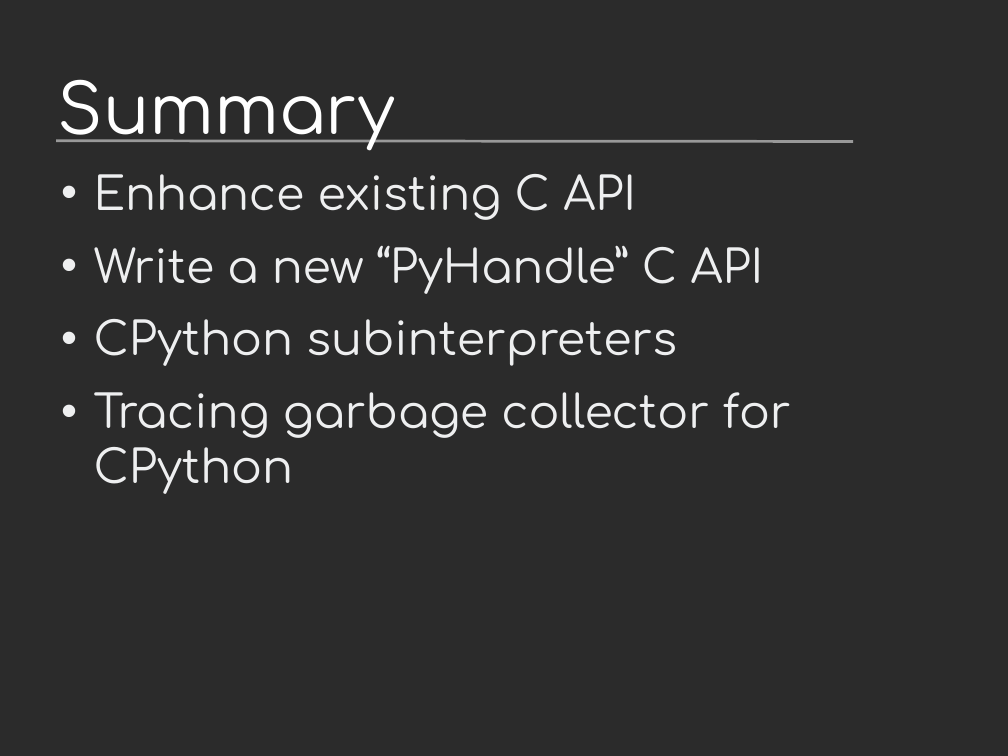
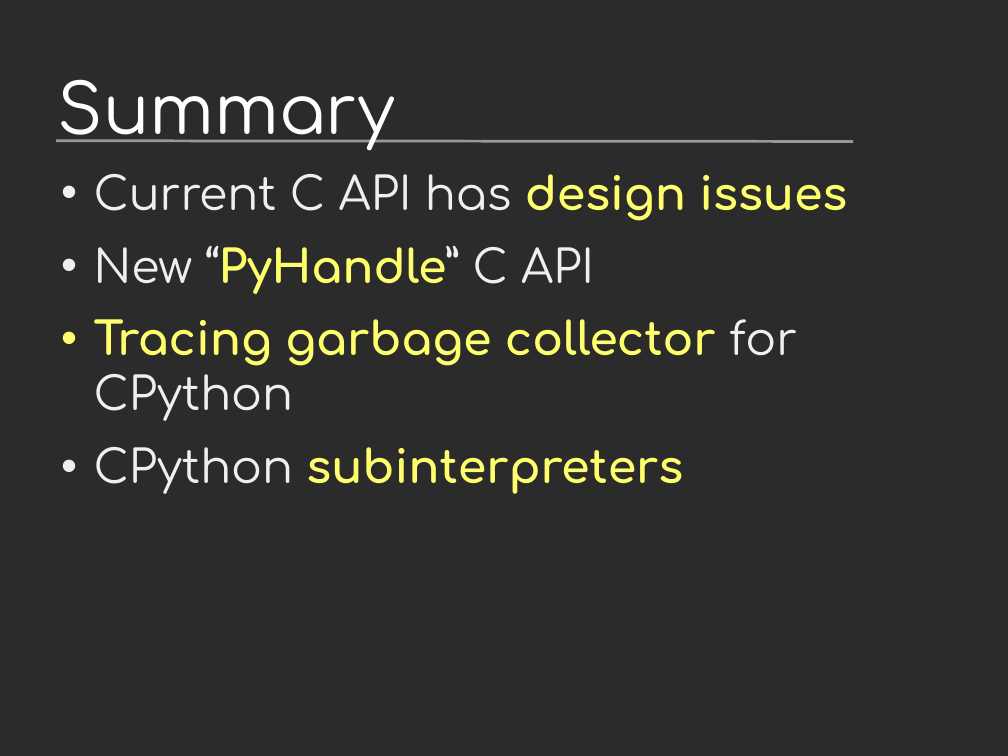
Before and after one commit to vstinner/talks, a slide deck: slide 45 of 2019-EuroPython/python_performance.odp (slide 39 before the commit). Drawn at 1008x756 pixels with LibreOffice and Linux fonts; fonts in the diff are those of the drawing; background and template pictures are left out; a plain dark background stands for a picture behind light text. Boxes give left, top, right and bottom in pixels: in the first picture for what was removed or moved away, otherwise in the second. Text is boxed around its words. In the diff, an @@ line names an element or a change of style, - is before the commit and + after.

```diff
--- a/2019-EuroPython/python_performance.odp
+++ b/2019-EuroPython/python_performance.odp
@@ text at (x1=94, y1=174, x2=847, y2=421): text changed; text colour #EEEFF0 to #FFFF6D; bold on @@
-• Enhance existing C API
-• Write a new “PyHandle” C API
+• Current C API has design issues
+• New “PyHandle” C API
+• Tracing garbage collector for CPython
@@ text at (x1=94, y1=392, x2=791, y2=494): paragraph removed @@
-• Tracing garbage collector for CPython
@@ text at (x1=94, y1=447, x2=683, y2=494): text colour #EEEFF0 to #FFFF6D, bold on in "subinterpreters" @@
```
Also in this commit, not shown: 19 other slides changed, 6 slides added, 1 other file.
